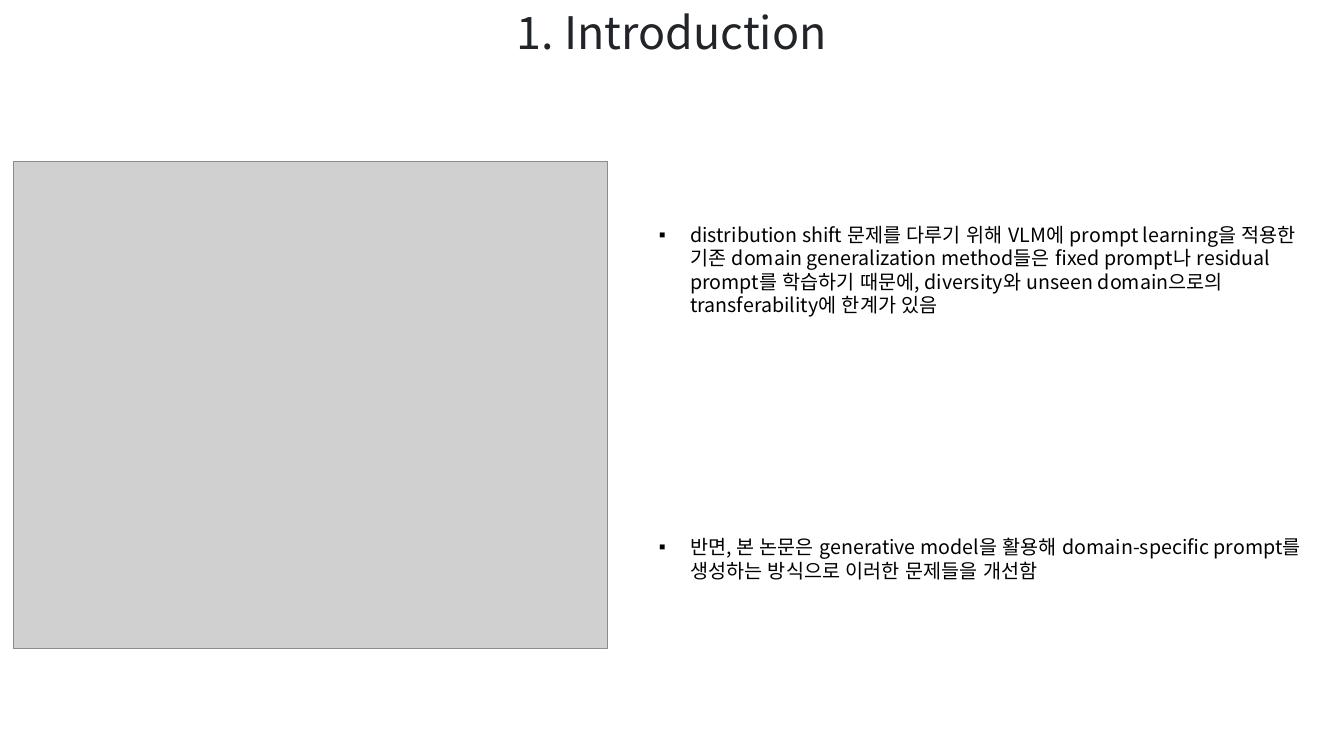
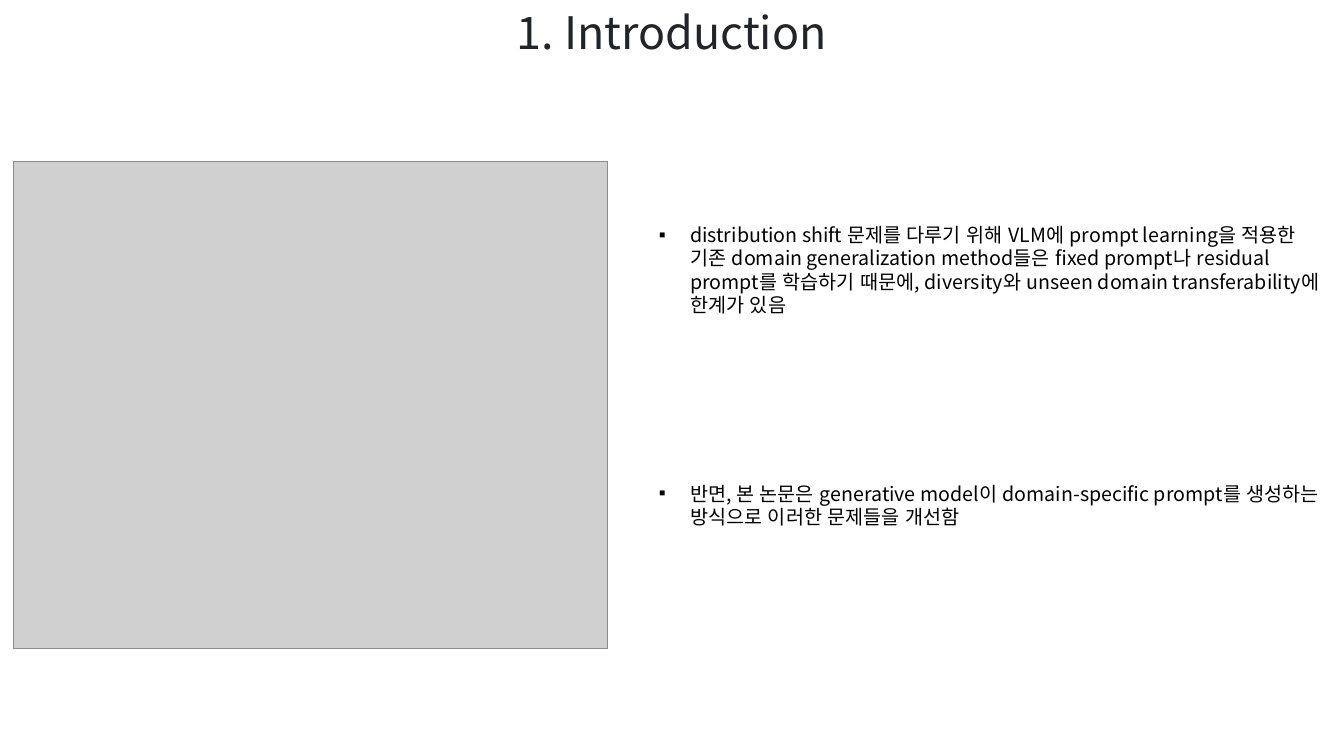
Before and after one commit to hbcho03/cvpr, a slide deck: slide 13 of CVPR/논문/DA(ECCV) PPT.pptx. Drawn at 1344x756 pixels with LibreOffice and Linux fonts; fonts in the diff are those of the drawing; grey boxes stand for pictures. Boxes give left, top, right and bottom in pixels: in the first picture for what was removed or moved away, otherwise in the second. Text is boxed around its words. In the diff, an @@ line names an element or a change of style, - is before the commit and + after.

```diff
--- a/CVPR/논문/DA(ECCV) PPT.pptx
+++ b/CVPR/논문/DA(ECCV) PPT.pptx
@@ text at (690,225,1319,314): text changed @@
-▪ distribution shift 문제를 다루기 위해 VLM에 prompt learning을 적용한 기존 domain generalization method들은 fixed prompt나 residual prompt를 학습하기 때문에, diversity와 unseen domain으로의 transferability에 한계가 있음
+▪ distribution shift 문제를 다루기 위해 VLM에 prompt learning을 적용한 기존 domain generalization method들은 fixed prompt나 residual prompt를 학습하기 때문에, diversity와 unseen domain transferability에 한계가 있음
@@ text at (690,484,1319,526): text changed @@
-▪ 반면, 본 논문은 generative model을 활용해 domain-specific prompt를 생성하는 방식으로 이러한 문제들을 개선함
+▪ 반면, 본 논문은 generative model이 domain-specific prompt를 생성하는 방식으로 이러한 문제들을 개선함
```
Also in this commit, not shown: 14 other slides changed.
